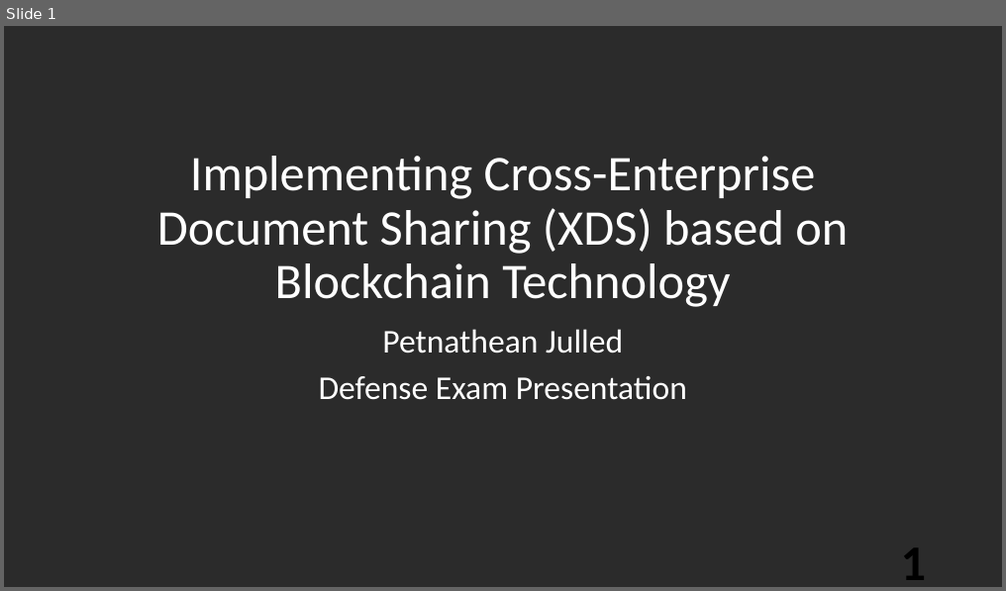
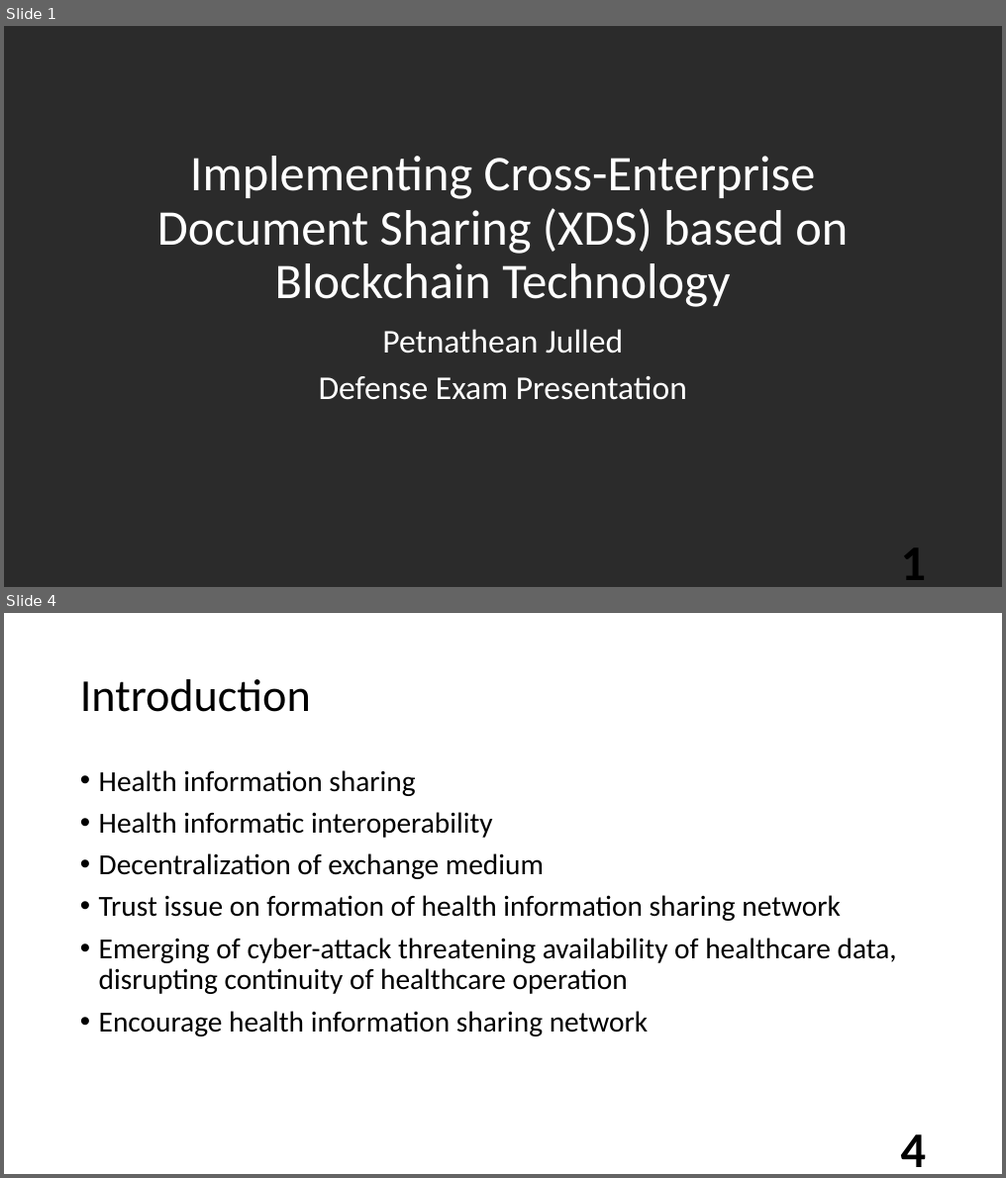
Before and after one commit to semiangel/XDSchain, a slide deck: Document/ProposalThesis/Defensev1.pptm. Shown one above the other, each under a label of ours: slide 1 before the commit, slides 1 and 4 after it; the slides between them are not shown. The pictures are 1006x591 and 1006x1178 pixels, drawn with LibreOffice and Linux fonts; fonts in the diff are those of the drawing; background and template pictures are left out; a plain dark background stands for a picture behind light text. Boxes give left, top, right and bottom in pixels: in the first picture for what was removed or moved away, otherwise in the second. Text is boxed around its words. In the diff, an @@ line names an element or a change of style, - is before the commit and + after.

```diff
--- a/Document/ProposalThesis/Defensev1.pptm
+++ b/Document/ProposalThesis/Defensev1.pptm
@@ slide 4 added at (4,613,1002,1174), background picture (left out) @@
@@ title added at (80,679,311,712), 44 pt, text #000000 @@
+Introduction
@@ text added at (99,770,897,1037), 28 pt, text #000000 @@
+• Health information sharing
+• Health informatic interoperability
+• Decentralization of exchange medium
+• Trust issue on formation of health information sharing network
+• Emerging of cyber-attack threatening availability of healthcare data, disrupting continuity of healthcare operation
+• Encourage health information sharing network
@@ page number added at (901,1135,926,1167), 48 pt, text #000000, bold @@
+4
```
Also in this commit, not shown: 18 slides changed, 40 other slides added, 3 slides removed, 38 other files.
